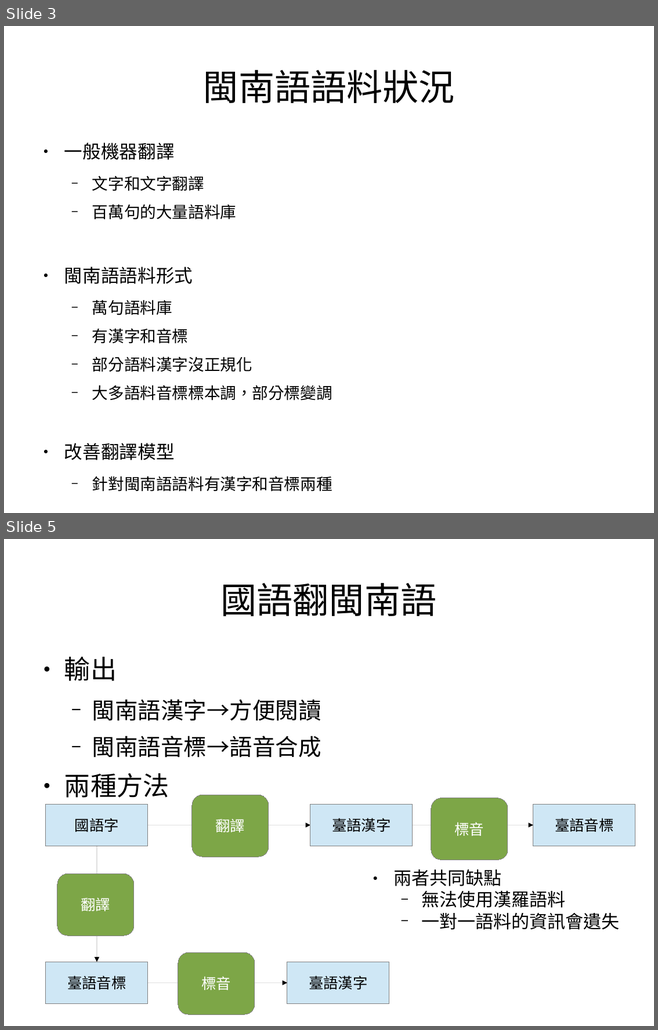
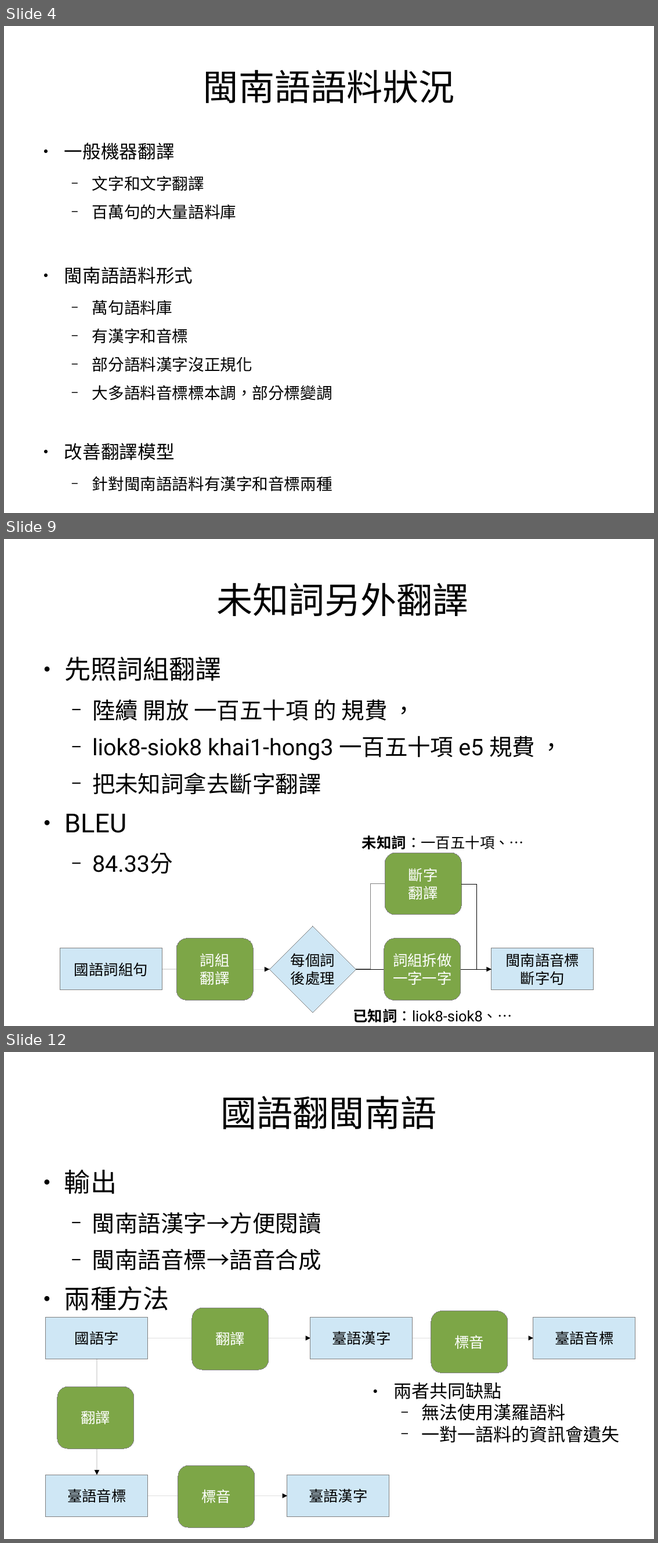
Before and after one commit to sih4sing5hong5/po3-ko3_tau5-iann2-phinn3, a slide deck: 翻譯報告.odp. Shown one above the other, each under a label of ours: slides 3 and 5 before the commit, slides 4, 9 and 12 after it; the slides between them are not shown. The pictures are 658x1030 and 658x1543 pixels, drawn with LibreOffice and Linux fonts; fonts in the diff are those of the drawing. Boxes give left, top, right and bottom in pixels: in the first picture for what was removed or moved away, otherwise in the second. Text is boxed around its words. In the diff, an @@ line names an element or a change of style, - is before the commit and + after.

Commit message:
加今仔日做的翻譯資料 丞宏

```diff
--- a/翻譯報告.odp
+++ b/翻譯報告.odp
@@ slide 9 added at [4, 539, 654, 1026], background #FFFFFF @@
@@ title added at [216, 583, 469, 616], 44 pt, text #000000 @@
+  未知詞另外翻譯
@@ text added at [64, 657, 535, 874], 28 pt, text #000000 @@
+● 先照詞組翻譯
+  − 陸續 開放 一百五十項 的 規費 ，
+  − liok8-siok8 khai1-hong3 一百五十項 e5 規費 ，
+  − 把未知詞拿去斷字翻譯
+● BLEU
+  − 84.33分
@@ group added at [60, 835, 593, 1023]: 3 rounded rectangles, 2 rectangles, 2 texts, 1 arrow, 1 diamond, 1 line, 1 elbow arrow, 1 elbow line @@
+國語詞組句
+閩南語音標
+斷字句
+詞組
+翻譯
+斷字
+翻譯
+每個詞
+後處理
+詞組拆做
+一字一字
+未知詞：一百五十項、…
+已知詞：liok8-siok8、…
@@ what was slide 3 is now slide 4 @@
@@ what was slide 5 is now slide 12 @@
```
Also in this commit, not shown: 1 slide changed, 5 other slides added.
